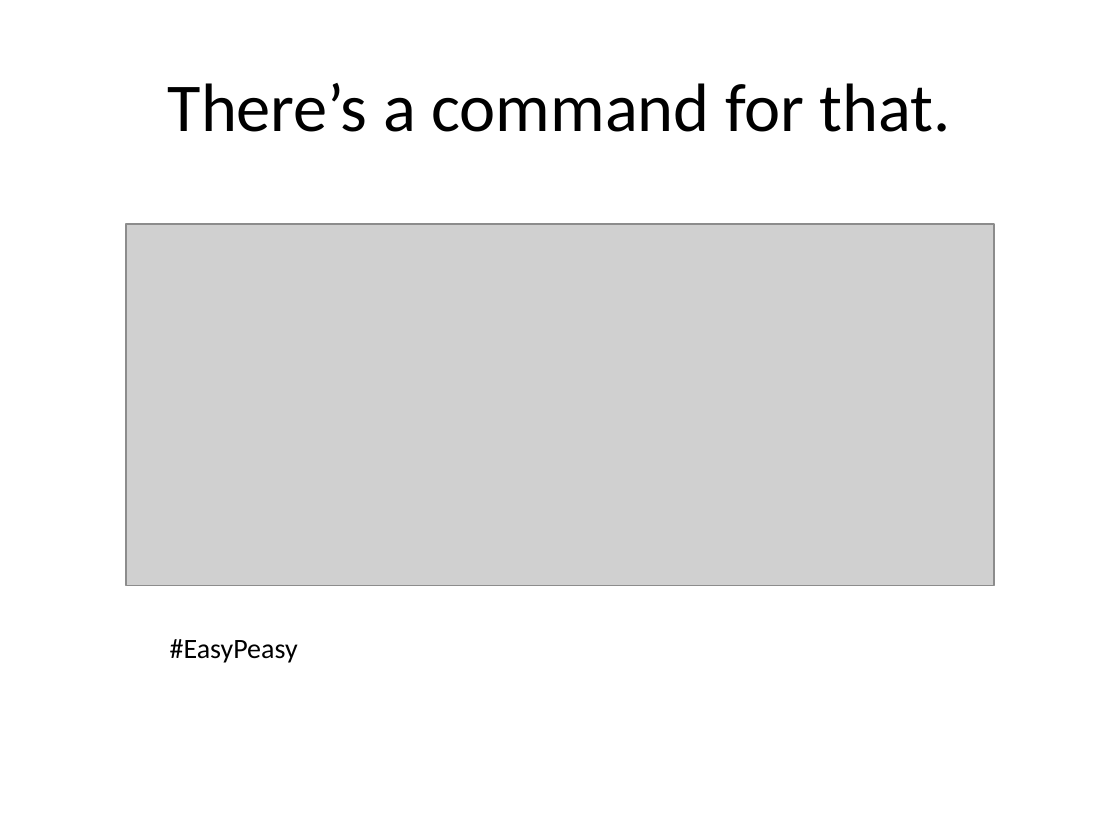
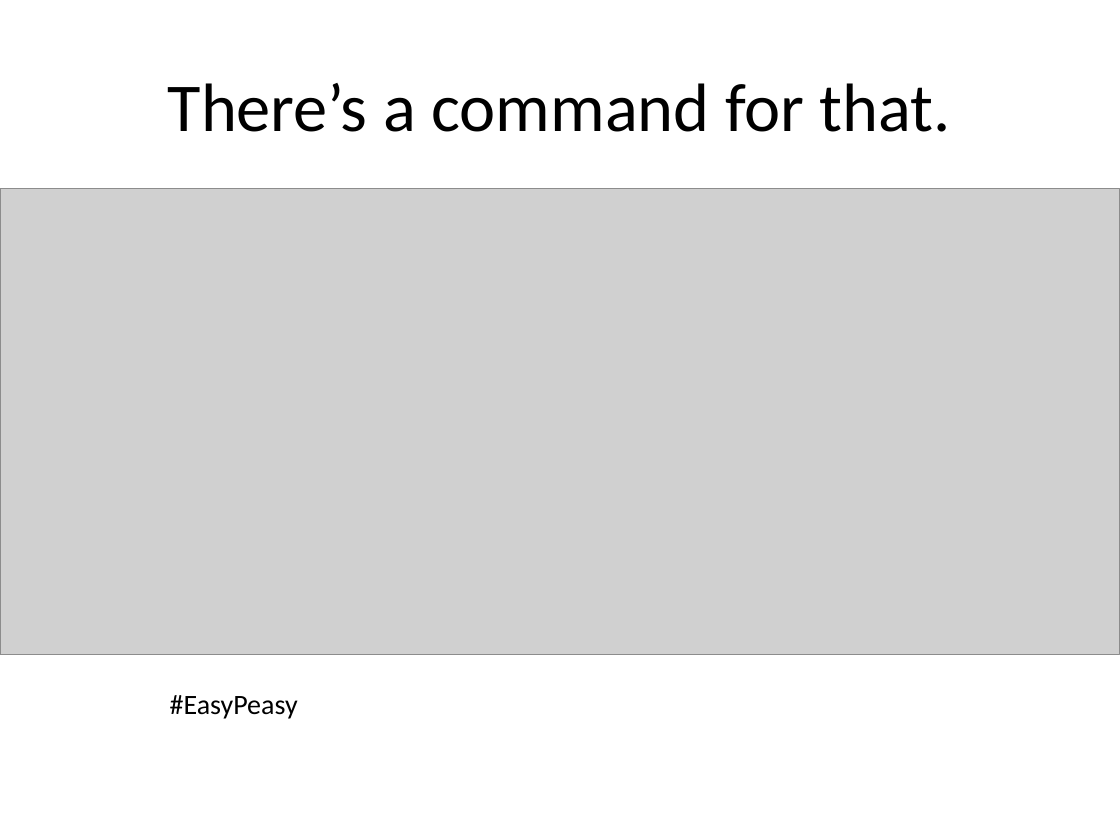
Before and after one commit to TJHague/Tritium-SQL-runlist, a slide deck: slide 16 of docs/Tritium MySQL Database How To.pptx. Drawn at 1120x840 pixels with LibreOffice and Linux fonts; fonts in the diff are those of the drawing; grey boxes stand for pictures. Boxes give left, top, right and bottom in pixels: in the first picture for what was removed or moved away, otherwise in the second. Text is boxed around its words. In the diff, an @@ line names an element or a change of style, - is before the commit and + after.

```diff
--- a/docs/Tritium MySQL Database How To.pptx
+++ b/docs/Tritium MySQL Database How To.pptx
@@ picture resized from (x1=125, y1=224, x2=993, y2=586) to (x1=0, y1=188, x2=1120, y2=654) @@
@@ text "#EasyPeasy" moved from (x1=170, y1=639, x2=298, y2=663) to (x1=170, y1=695, x2=298, y2=719) @@
```
Also in this commit, not shown: 8 other slides changed.
